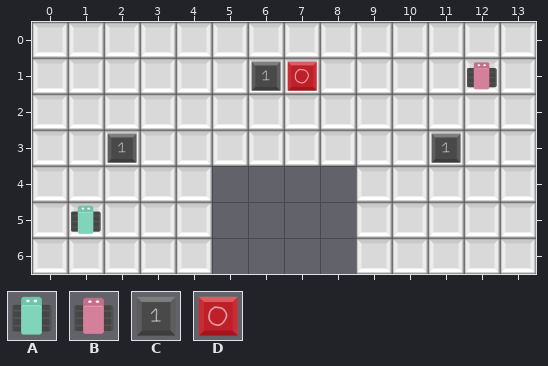
An edit to a level. Tiled map, sokoswitch/core/assets/levels/3/test.tmx. Above: the version before the commit.
Cells are 256x256 px. Shown: x 0..13, y 0..6.
Key: from "prototypeSet": A 1, B 2, C 4, D 5.
_ is an empty cell.
Layers that did not change in this view are not listed.
Layer "Interactable" before, first column x 0:
0 ______________
1 ______CD____B_
2 ______________
3 __C________C__
4 ______________
5 _A____________
6 ______________
Once edited:
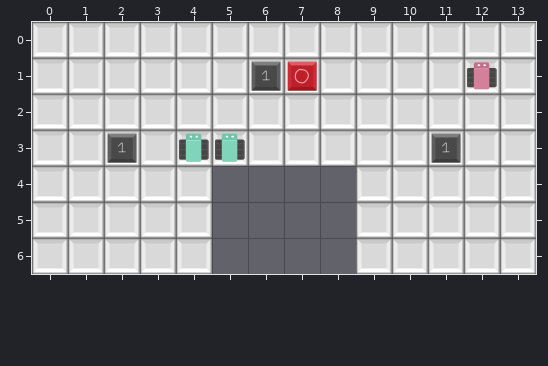
The exact change:
Layer "Interactable":
The edit adds tile A in row 3 at x 4 to 5.
The author cleared tile A in row 5 at x 1.
Where, in picture pixels (left, top, right, bottom), the same in both pictures:
added: (179, 133, 245, 162)
removed: (71, 205, 101, 234)
